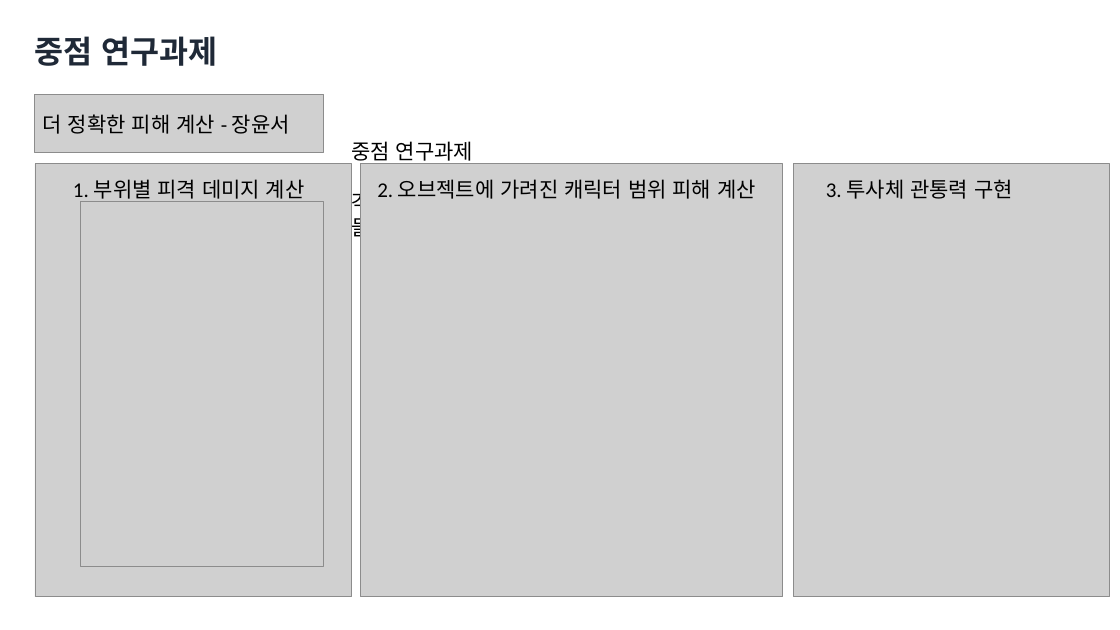
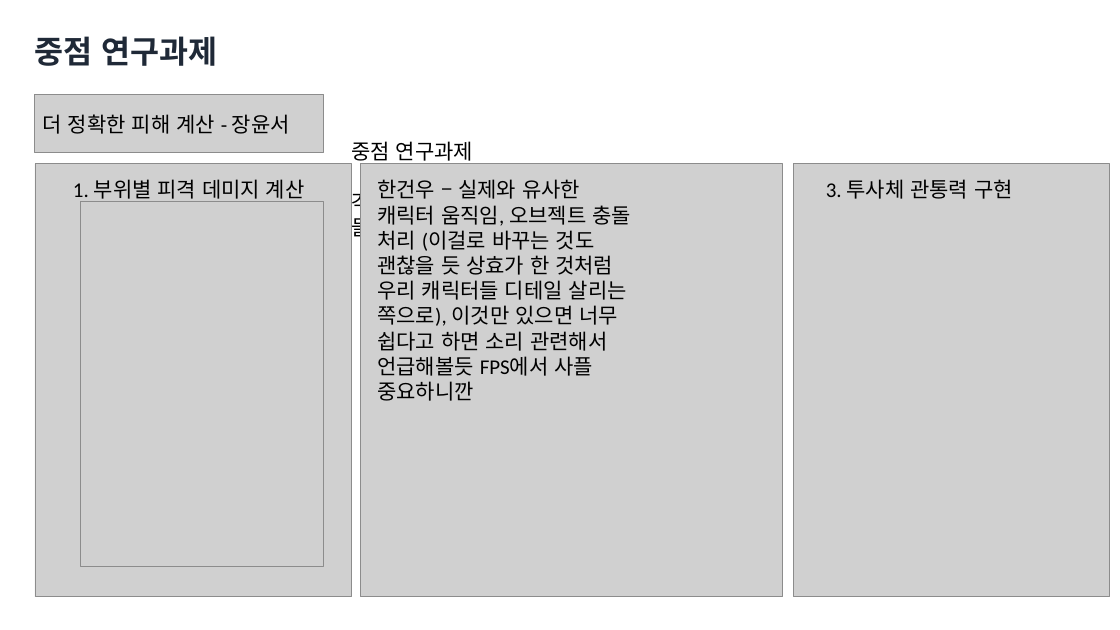
Before and after one commit to yunseo0129/2025_CapstoneGame, a slide deck: slide 13 of Design/종합설계기획.pptx (slide 10 before the commit). Drawn at 1120x630 pixels with LibreOffice and Linux fonts; fonts in the diff are those of the drawing; grey boxes stand for pictures; background and template pictures are left out. Boxes give left, top, right and bottom in pixels: in the first picture for what was removed or moved away, otherwise in the second. Text is boxed around its words. In the diff, an @@ line names an element or a change of style, - is before the commit and + after.

```diff
--- a/Design/종합설계기획.pptx
+++ b/Design/종합설계기획.pptx
@@ text at (377, 179, 631, 401): text changed @@
-2. 오브젝트에 가려진 캐릭터 범위 피해 계산
+한건우 – 실제와 유사한 캐릭터 움직임, 오브젝트 충돌 처리 (이걸로 바꾸는 것도 괜찮을 듯 상효가 한 것처럼 우리 캐릭터들 디테일 살리는 쪽으로), 이것만 있으면 너무 쉽다고 하면 소리 관련해서 언급해볼듯 FPS에서 사플 중요하니깐
```
Also in this commit, not shown: 9 other slides changed, 5 slides added, 3 slides removed, 1 other file.
